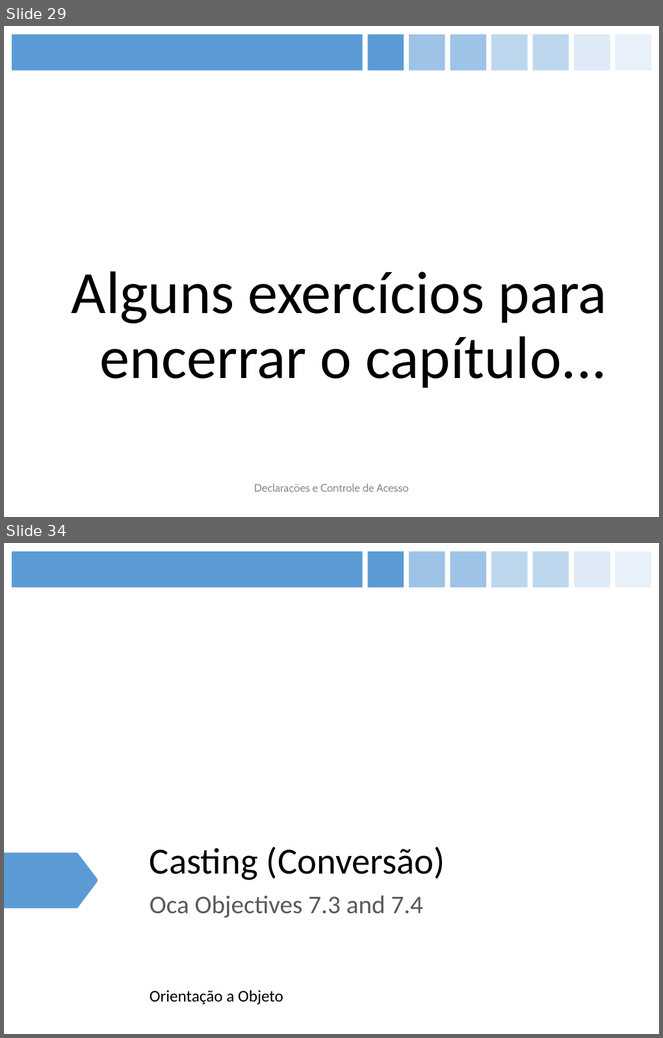
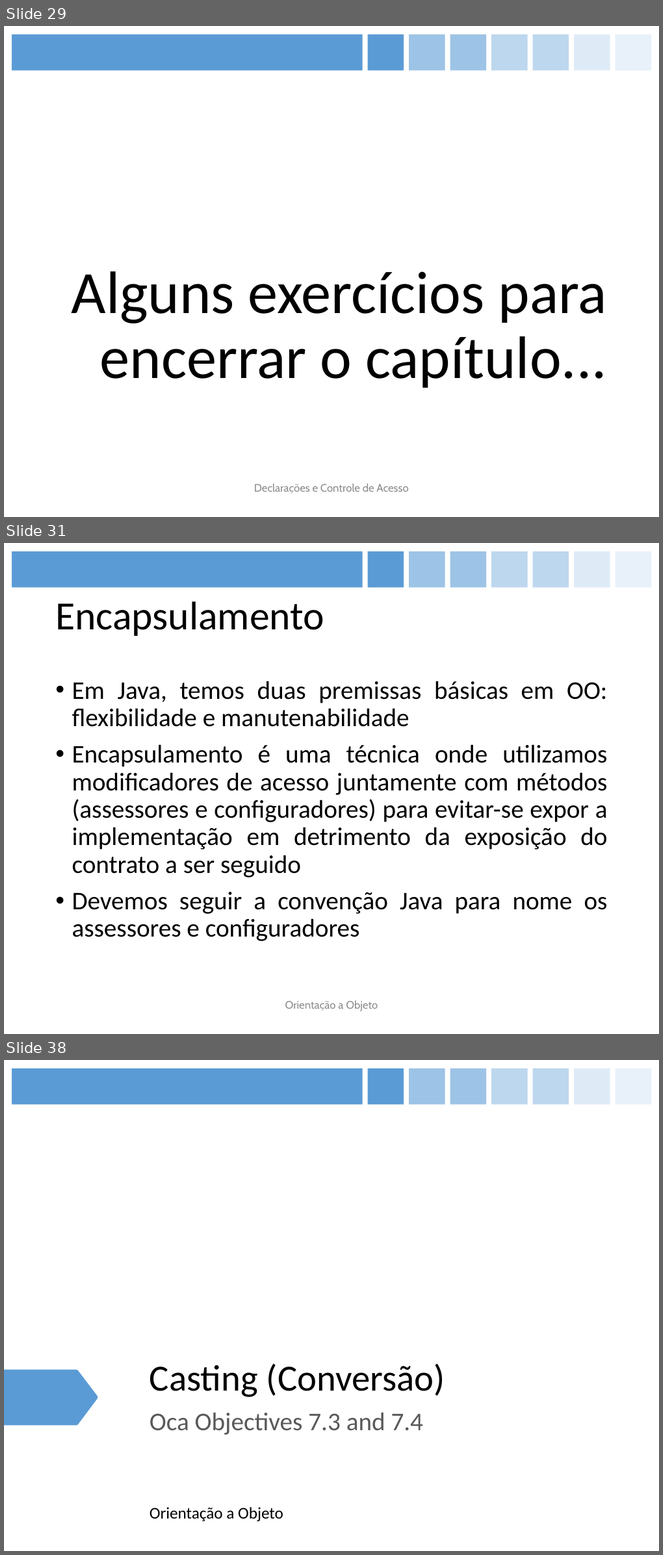
Before and after one commit to figueiredojrr/treinamentoJavaSeOcaAgosto, a slide deck: TreinamentoJavaSeOca/documentos/apresentação/OCA.pptx. Shown one above the other, each under a label of ours: slides 29 and 34 before the commit, slides 29, 31 and 38 after it; the slides between them are not shown. The pictures are 663x1038 and 663x1555 pixels, drawn with LibreOffice and Linux fonts; fonts in the diff are those of the drawing. Boxes give left, top, right and bottom in pixels: in the first picture for what was removed or moved away, otherwise in the second. Text is boxed around its words. In the diff, an @@ line names an element or a change of style, - is before the commit and + after.

```diff
--- a/TreinamentoJavaSeOca/documentos/apresentação/OCA.pptx
+++ b/TreinamentoJavaSeOca/documentos/apresentação/OCA.pptx
@@ slide 31 added at box(4, 543, 659, 1034), background #FFFFFF; not listed: 8 template elements that a slide beside it also shows @@
@@ title added at box(55, 601, 324, 636), 44 pt, text #000000 @@
+Encapsulamento
@@ text added at box(72, 681, 608, 941), 28 pt, text #000000 @@
+• Em Java, temos duas premissas básicas em OO: flexibilidade e manutenabilidade
+• Encapsulamento é uma técnica onde utilizamos modificadores de acesso juntamente com métodos (assessores e configuradores) para evitar-se expor a implementação em detrimento da exposição do contrato a ser seguido
+• Devemos seguir a convenção Java para nome os assessores e configuradores
@@ text added at box(285, 1001, 378, 1012), 12 pt, text #8C8C8C @@
+Orientação a Objeto
@@ what was slide 34 is now slide 38 @@
```
Also in this commit, not shown: 4 slides changed, 3 other slides added.
